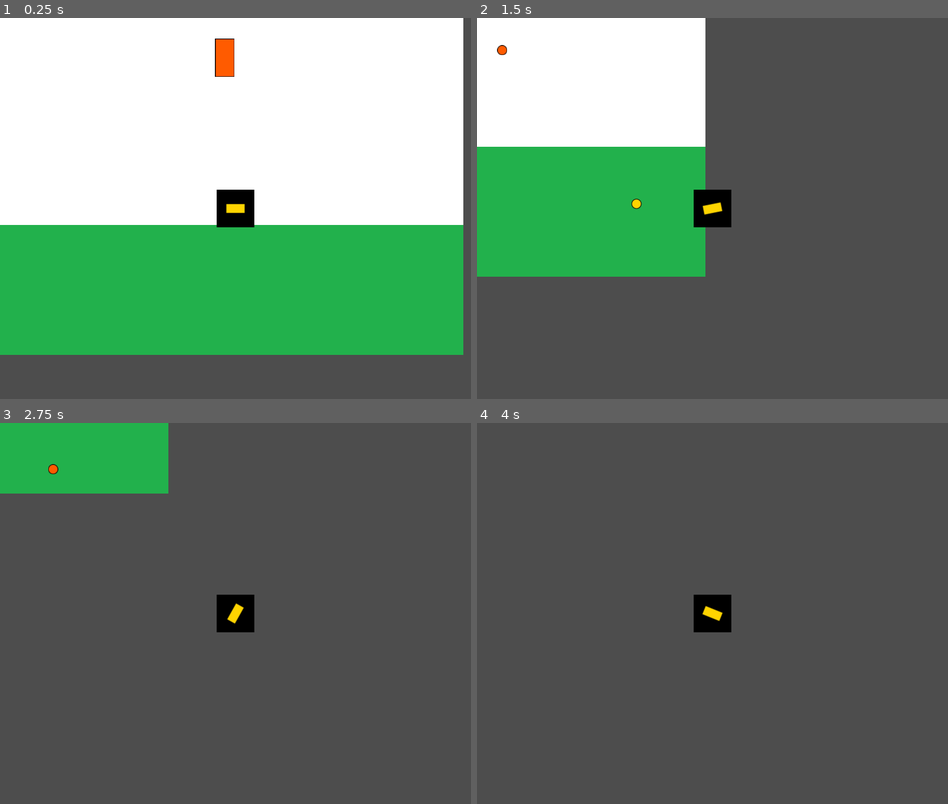
Above: before the commit, frames 1-4 (two rows, left to right).
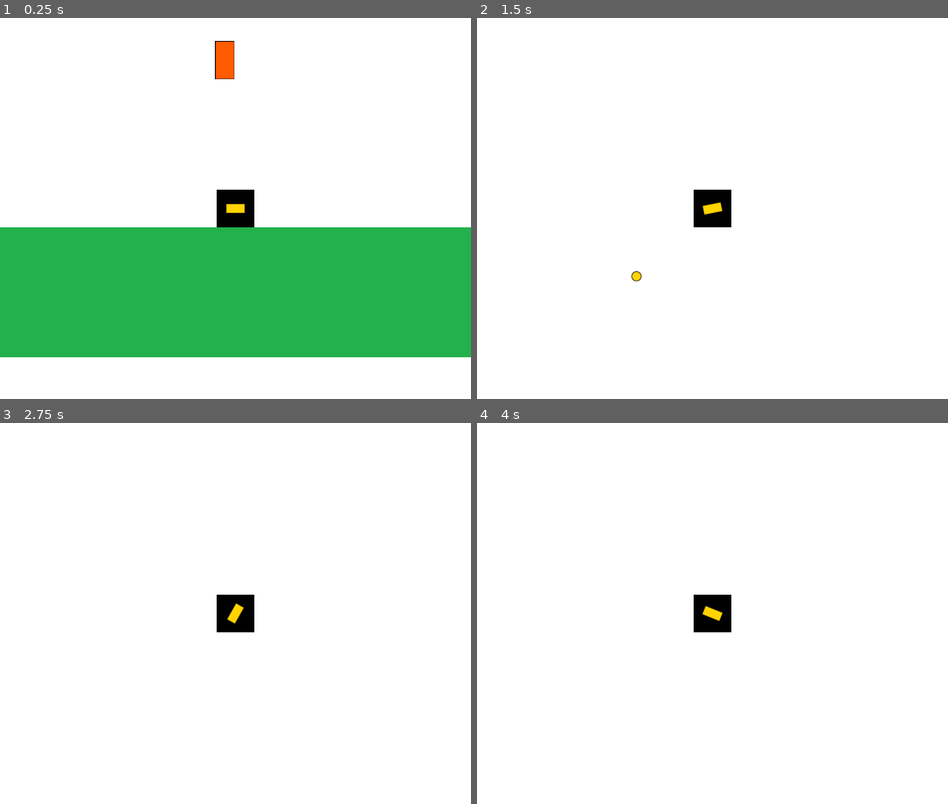
Above: after the commit, the same moments.

Repository: Markosuuu/entregas-ipv-diaz-marcos
Game: Godot game, scene res://Main.tscn
Same seed, same stepped clock (60 frames per second), same inputs: the game is played once before the commit and once after it.
Inputs (mouse positions are in pixels of both pictures, inside the frame that each line leads up to):
- Up to frame 1 (0.25 s): no input
- Up to frame 2 (1.5 s): move the mouse to (816, 189) at 0.52 s; hold D (move_right) 0.53-1.28 s; tap Space (Saltar, bound only after the commit) at 0.6, 0.77, 1.07 s; move the mouse to (618, 227) at 1.27 s; hold A (move_left) from 1.28 s (still down); click (618, 227) at 1.35 s
- Up to frame 3 (2.75 s): tap Space (Saltar, bound only after the commit) at 1.52, 1.55, 1.82, 2.1 s; move the mouse to (282, 529) at 2.02 s; release A (move_left) at 2.03 s; hold D (move_right) from 2.03 s (still down)
- Up to frame 4 (4 s): move the mouse to (688, 689) at 2.77 s; click (688, 689) at 2.85 s; tap Space (Saltar, bound only after the commit) at 3.02, 3.05, 3.32, 3.6, 3.77 s; move the mouse to (853, 670) at 3.52 s; release D (move_right) at 3.53 s; hold A (move_left) from 3.53 s (still down)

The runs differ from the first frame. In frame 1, 14% of the frame differs, in the area x 0-100%, y 0-100%; in frame 2, 83%; in frame 3, 99%; in frame 4, 99%.

Commit message:
se extiende el mundo

Diff:
--- a/entrega-3-diaz-marcos/Main.tscn
+++ b/entrega-3-diaz-marcos/Main.tscn
@@ -3,31 +3,35 @@
 [ext_resource type="PackedScene" uid="uid://ctpemaxcik3iy" path="res://entities/player/Player.tscn" id="1"]
 [ext_resource type="Script" uid="uid://ctoox04im12rx" path="res://main.gd" id="1_cm0pq"]
 [ext_resource type="Texture2D" uid="uid://bnchqqn0xduh3" path="res://assets/textures/background.png" id="2"]
-[ext_resource type="Texture2D" uid="uid://ccjh23opjwx24" path="res://assets/textures/floor.png" id="3"]
+[ext_resource type="PackedScene" uid="uid://jol00w8yagys" path="res://entities/mundo/floor.tscn" id="3_3dxm6"]
 [ext_resource type="PackedScene" uid="uid://6m10nni0kxyn" path="res://entities/enemigos/torreta.tscn" id="5_fos0i"]
 [ext_resource type="PackedScene" uid="uid://c4snpyfakpln4" path="res://entities/enemigos/bala_torreta.tscn" id="6_3dxm6"]
 
 [node name="Main" type="Node" unique_id=1484748220]
 script = ExtResource("1_cm0pq")
 
-[node name="Background" type="TextureRect" parent="." unique_id=473277259]
+[node name="CanvasLayer" type="CanvasLayer" parent="." unique_id=1716405766]
+layer = -1
+
+[node name="Background" type="TextureRect" parent="CanvasLayer" unique_id=473277259]
 anchors_preset = 15
 anchor_right = 1.0
 anchor_bottom = 1.0
 texture = ExtResource("2")
 expand_mode = 1
 
-[node name="Floor" type="TextureRect" parent="." unique_id=382957487]
-anchors_preset = -1
-anchor_top = 0.699
-anchor_right = 1.0
-anchor_bottom = 1.0
-offset_top = -25.951996
-texture = ExtResource("3")
-expand_mode = 1
+[node name="Floor" parent="." unique_id=394572773 instance=ExtResource("3_3dxm6")]
+
+[node name="Floor2" parent="." unique_id=1836465677 instance=ExtResource("3_3dxm6")]
+position = Vector2(799, 0)
+
+[node name="Floor3" parent="." unique_id=979543337 instance=ExtResource("3_3dxm6")]
+position = Vector2(1599, 0)
 
 [node name="Player" parent="." unique_id=900235231 instance=ExtResource("1")]
 position = Vector2(413.003, 395.272)
+DISTANCIA_SALTO = 300.0
+GRAVEDAD = 3.0
 
 [node name="Camera2D" type="Camera2D" parent="Player" unique_id=1944427597]
 
--- /dev/null
+++ b/entrega-3-diaz-marcos/entities/mundo/floor.tscn
@@ -0,0 +1,17 @@
+[gd_scene format=3 uid="uid://jol00w8yagys"]
+
+[ext_resource type="Texture2D" uid="uid://ccjh23opjwx24" path="res://assets/textures/floor.png" id="1_a84bp"]
+
+[sub_resource type="RectangleShape2D" id="RectangleShape2D_27kq1"]
+size = Vector2(800, 221)
+
+[node name="Floor" type="StaticBody2D" unique_id=394572773]
+
+[node name="Sprite2D" type="Sprite2D" parent="." unique_id=710849107]
+position = Vector2(400, 537.5)
+scale = Vector2(12.121211, 3.3484848)
+texture = ExtResource("1_a84bp")
+
+[node name="CollisionShape2D" type="CollisionShape2D" parent="." unique_id=1682091384]
+position = Vector2(400, 537.5)
+shape = SubResource("RectangleShape2D_27kq1")
--- a/entrega-3-diaz-marcos/project.godot
+++ b/entrega-3-diaz-marcos/project.godot
@@ -39,6 +39,11 @@
 "events": [null, Object(InputEventMouseButton,"resource_local_to_scene":false,"resource_name":"","device":-1,"window_id …(264 unchanged characters)…
 ]
 }
+Saltar={
+"deadzone": 0.2,
+"events": [Object(InputEventKey,"resource_local_to_scene":false,"resource_name":"","device":-1,"window_id":0,"alt_pressed":false,"shift_pressed":false,"ctrl_pressed":false,"meta_pressed":false,"pressed":false,"keycode":0,"physical_keycode":32,"key_label":0,"unicode":32,"location":0,"echo":false,"script":null)
+]
+}
 
 [rendering]
 
